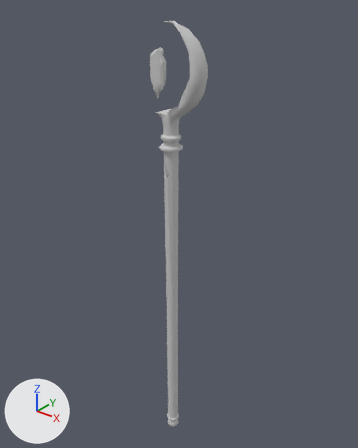
Renders of the FBX model Assets/11.Model/stafe/stafe_004.fbx from each side of a commit.
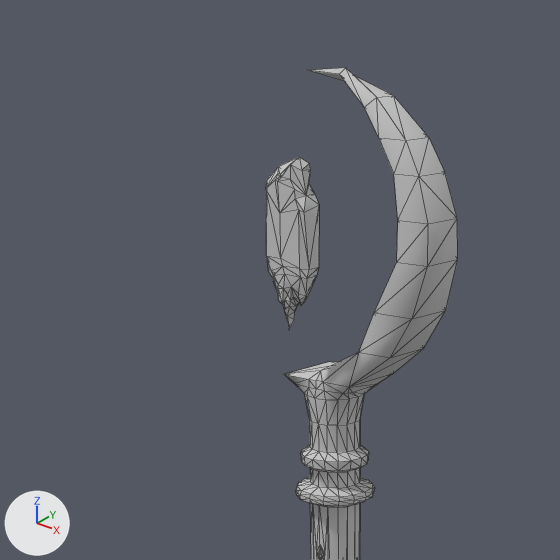
There are two pictures of each version: one whole from a 50 mm camera at (1.993, -2.482, 1.899) aimed at (-0.083, 0.114, 0.29), one close up on the part from 20% to 67% of the width and 0% to 38% of the height. Lighting does not change. The marker at lower left points along +X, +Y and +Z. The close-ups show mesh edges as thin lines. Where no turn or scale is listed for an object, it has been applied to the vertices.

In view in the first close-up: '4'.
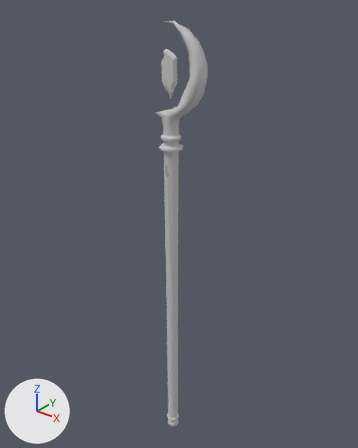
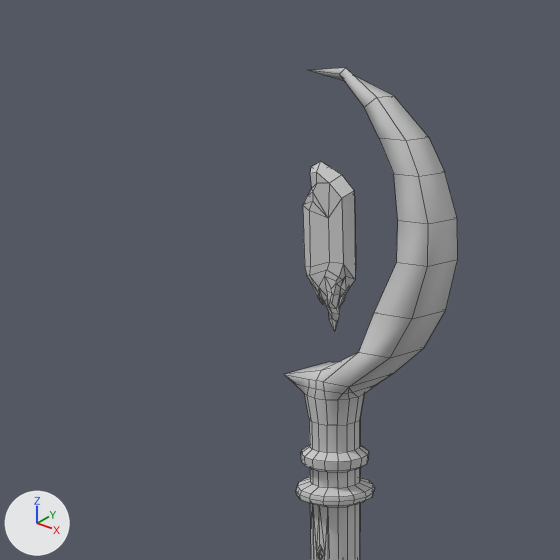
The newer file is also turned or shifted as a whole; pictures and numbers use the older file's frame.

Pixel boxes (x1, y1, x2, y2) of what changed, in the close-ups (560 x 560 px):
'4', reshaped
    before: (266, 68, 458, 560)
    after: (284, 68, 458, 560)
part 1 of me_mesh, added
    after: (303, 161, 356, 331)
part 2 of me_mesh, deleted
    before: (266, 157, 319, 330)

Edits to the bpy script that builds the scene:
```text
Add mat_b:
    mat_b = principled_material('b')
    mat_b.base_color = (0.588, 0.588, 0.588)  # light grey #cacaca
    mat_b.roughness = 0.859
Add mat_a:
    mat_a = principled_material('a')
    mat_a.base_color = (0.588, 0.588, 0.588)  # light grey #cacaca
    mat_a.roughness = 0.859
Change me_mesh:
    used by ob_4; location = (0.0, 0.0, 0.0)
    remove me_mesh.from_pydata(...)  # 571 vertices, 1133 faces; spans x -0.17..0.17, y -0.11..0.11, z -1.7..1.7
    remove me_mesh.materials.append(mat_08___default)  # light grey #cacaca
    remove me_mesh.materials.append(mat_02___default)  # light grey #cacaca
    add me_mesh.from_pydata(...)  # 571 vertices, 621 faces; spans x -0.17..0.17, y -0.05..0.11, z -1.7..1.7
    me_mesh part 1: a new loose piece of 114 vertices spanning x -0.14..-0.03, y 0.01..0.04, z 1.22..1.53, in mat_a (light grey #cacaca)
    me_mesh part 2: the loose piece of 114 vertices spanning x -0.14..-0.03, y -0.11..-0.08, z 1.24..1.55 is deleted
    add me_mesh.materials.append(mat_b)  # light grey #cacaca
    add me_mesh.materials.append(mat_a)  # light grey #cacaca
```
